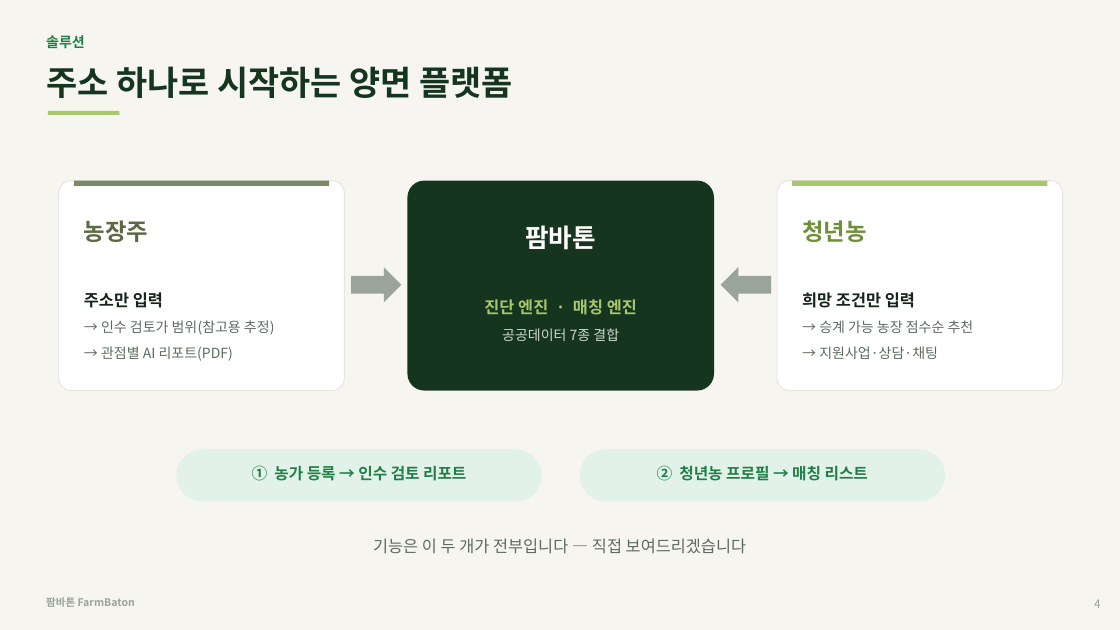
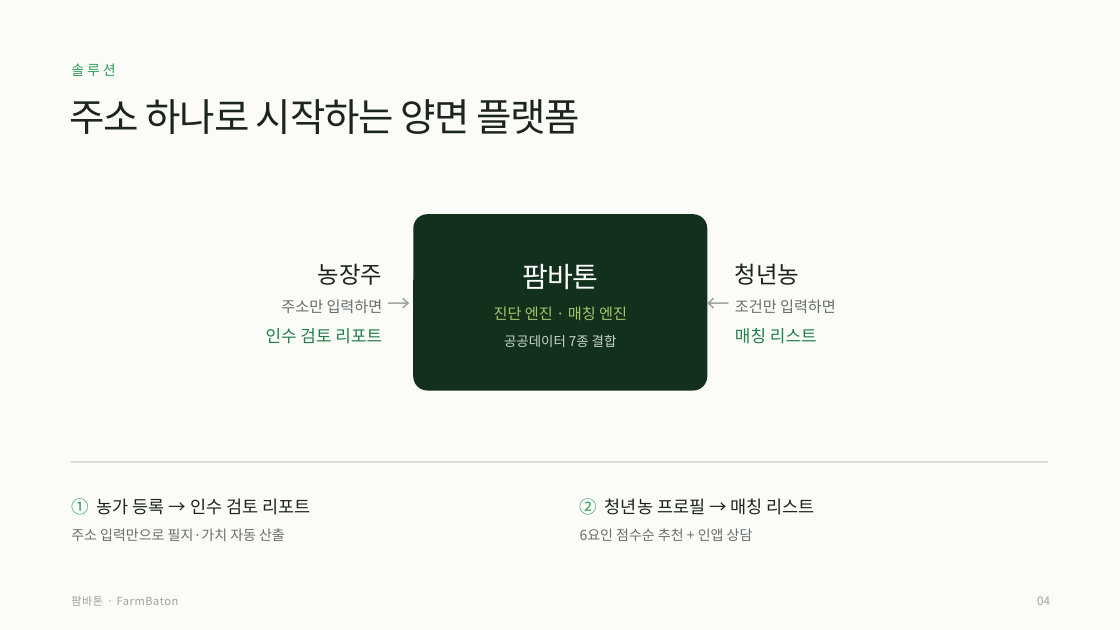
Before and after one commit to wjdgnsdl213/FarmBaton, a slide deck: slide 4 of docs/발표_슬라이드.pptx. Drawn at 1120x630 pixels with LibreOffice and Linux fonts; fonts in the diff are those of the drawing. Boxes give left, top, right and bottom in pixels: in the first picture for what was removed or moved away, otherwise in the second. Text is boxed around its words. In the diff, an @@ line names an element or a change of style, - is before the commit and + after.

```diff
--- a/docs/발표_슬라이드.pptx
+++ b/docs/발표_슬라이드.pptx
@@ rectangle at box(0, 0, 1120, 630): fill #F6F5F0 to #FBFBF8 @@
@@ text "주소 하나로 시작하는 양면 플랫폼": place and size @@
-text "주소 하나로 시작하는 양면 플랫폼" at box(46, 66, 512, 98)
+text "주소 하나로 시작하는 양면 플랫폼" at box(70, 99, 580, 134)
@@ text "주소 하나로 시작하는 양면 플랫폼" at box(70, 99, 580, 134): size 29 to 33 pt, text colour #15351F to #1B241D, letter spacing 0 to -1 pt, bold off; line spacing 1.12 to 1.08 @@
@@ text "솔루션": place and size @@
-text "솔루션" at box(46, 35, 85, 49)
+text "솔루션" at box(71, 63, 115, 76)
@@ text "솔루션" at box(71, 63, 115, 76): text colour #1F8047 to #2E9E57, letter spacing 0 to 2.5 pt, bold off; line spacing 1.12 to 1.08 @@
@@ rectangle removed at box(48, 111, 119, 115) @@
@@ rounded rectangle removed at box(59, 181, 344, 391) @@
@@ rectangle removed at box(74, 181, 329, 186) @@
@@ rounded rectangle removed at box(777, 181, 1063, 391) @@
@@ rectangle removed at box(792, 181, 1048, 186) @@
@@ rounded rectangle: place and size @@
-rounded rectangle at box(408, 181, 714, 391)
+rounded rectangle at box(413, 214, 707, 391)
@@ rounded rectangle at box(413, 214, 707, 391): fill #15351F to #13301C @@
@@ text "농장주": place and size @@
-text "농장주" at box(84, 220, 275, 361)
+text "농장주" at box(266, 263, 383, 344)
@@ text at box(318, 263, 382, 285): text colour #5A6A44 to #1B241D, bold off in "농장주"; alignment left to right; line spacing 1.12 to 1.3; less space between paragraphs @@
@@ right arrow removed at box(351, 267, 402, 302) @@
@@ text "팜바톤": place and size @@
-text "팜바톤" at box(484, 225, 637, 341)
+text "팜바톤" at box(494, 264, 627, 347)
@@ text "팜바톤" at box(494, 264, 627, 347): size 22 to 24 pt, letter spacing 0 to -0.5 pt in "팜바톤"; bold off in "팜바톤", "진단 엔진 · 매칭 엔진"; size 14 to 13 pt in "진단 엔진 · 매칭 엔진"; size 12 to 11.5 pt, text colour #CDD8CF to #C9D6CC in "공공데이터 7종 결합"; line spacing 1.12 to 1.35; less space between paragraphs @@
@@ left arrow removed at box(721, 267, 771, 302) @@
@@ text at box(735, 263, 836, 344): text changed; size 13.5 to 13 pt; text colour #1F8047 to #66706A; bold off @@
-② 청년농 프로필 → 매칭 리스트
+청년농
+조건만 입력하면
+매칭 리스트
@@ text at box(266, 299, 383, 344): text changed; size 12 to 13 pt; text colour #5E6A61 to #66706A @@
-주소만 입력
-→ 인수 검토가 범위(참고용 추정)
-→ 관점별 AI 리포트(PDF)
+주소만 입력하면
+인수 검토 리포트
@@ text added at box(382, 287, 416, 321), 20 pt, text #9AA49B @@
+→
@@ text added at box(702, 287, 735, 321), 20 pt, text #9AA49B @@
+←
@@ elbow line added from (71, 462) to (1049, 462), #D8DCD2 1 pt @@
@@ rounded rectangle removed at box(176, 450, 542, 502) @@
@@ rounded rectangle removed at box(580, 450, 945, 502) @@
@@ text at box(71, 498, 310, 515): size 13.5 to 15 pt, bold off in "① 농가 등록 → 인수 검토 리포트"; text colour #1F8047 to #2E9E57 in "①"; text colour #1F8047 to #1B241D in "농가 등록 → 인수 검토 리포트"; alignment centre to left; line spacing 1.12 to 1.4; more space between paragraphs @@
@@ text "① 농가 등록 → 인수 ...": place and size @@
-text "① 농가 등록 → 인수 ..." at box(252, 465, 466, 481)
+text "① 농가 등록 → 인수 ..." at box(71, 498, 310, 541)
@@ text at box(580, 498, 815, 541): text changed; size 12 to 15 pt; text colour #5E6A61 to #66706A @@
-청년농
-희망 조건만 입력
-→ 승계 가능 농장 점수순 추천
-→ 지원사업·상담·채팅
+② 청년농 프로필 → 매칭 리스트
+6요인 점수순 추천 + 인앱 상담
@@ text at box(71, 528, 285, 541): paragraph added @@
+주소 입력만으로 필지·가치 자동 산출
@@ text removed at box(373, 538, 746, 554) @@
-기능은 이 두 개가 전부입니다 — 직접 보여드리겠습니다
@@ text at box(71, 596, 179, 606): text changed; size 9 to 9.5 pt; bold off @@
-팜바톤 FarmBaton
+팜바톤 · FarmBaton
@@ text added at box(1037, 596, 1050, 605), 10 pt, text #9AA49B @@
+04
@@ text removed at box(1094, 599, 1100, 608) @@
-4
```
Also in this commit, not shown: 11 other slides changed, 6 other files.
